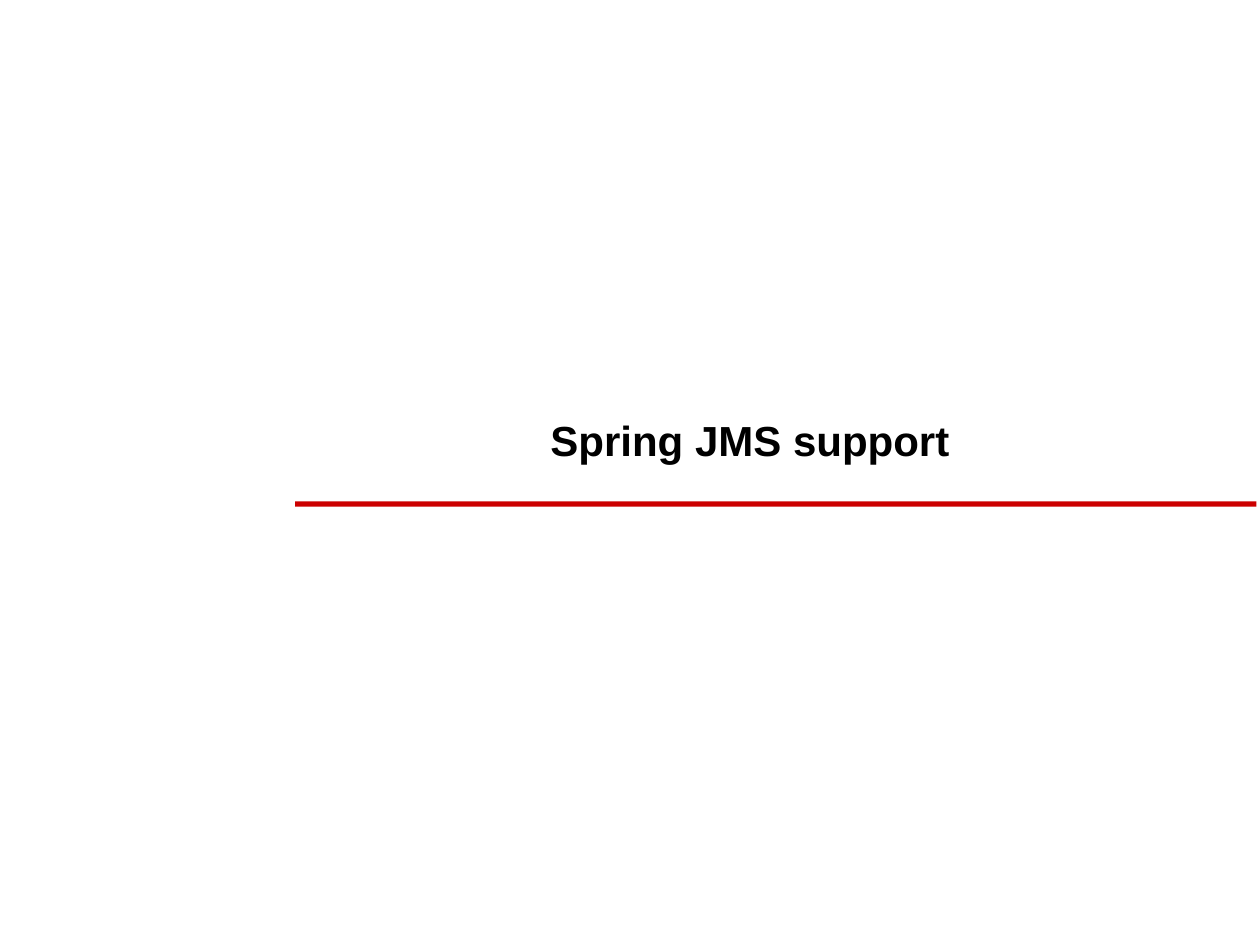
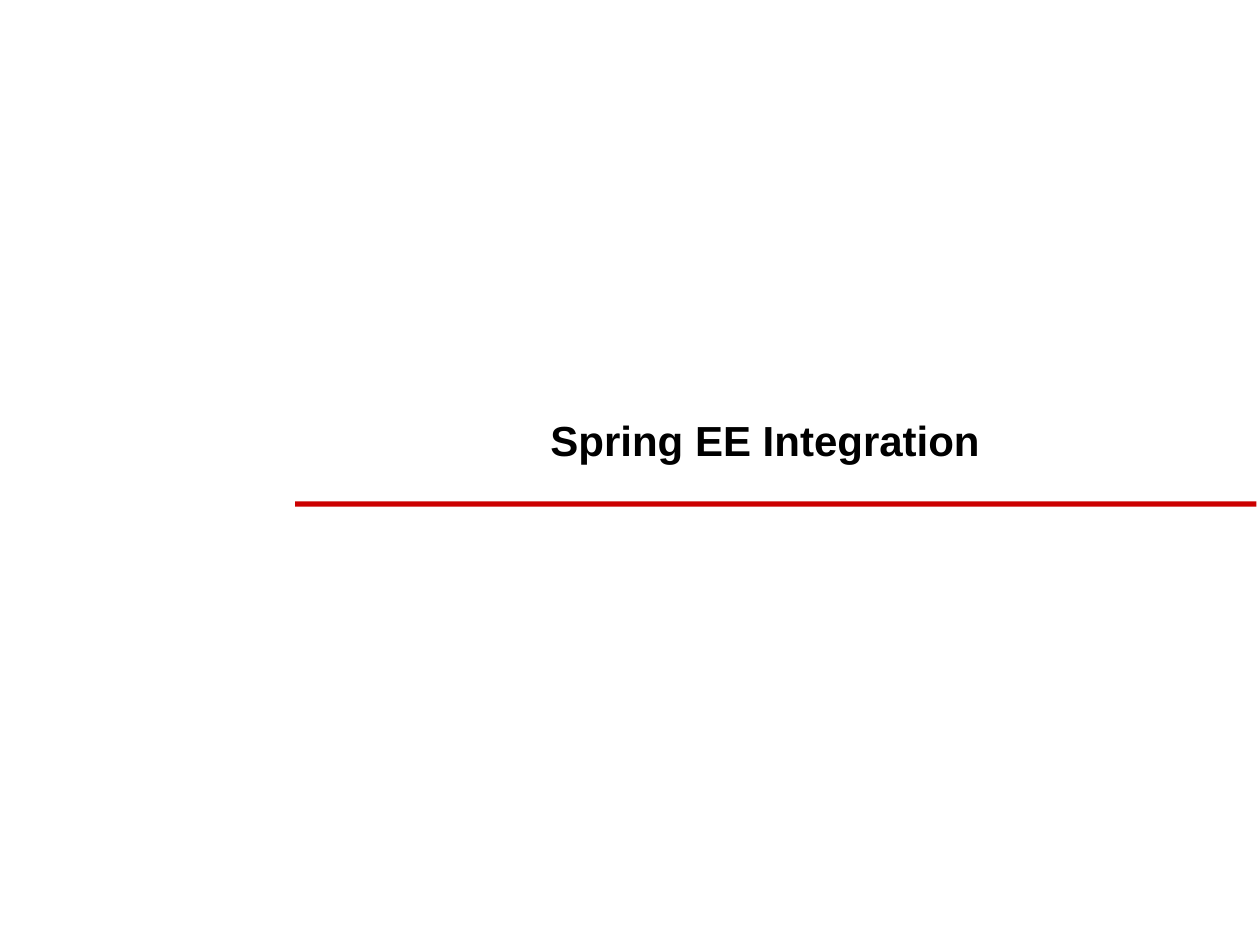
Before and after one commit to stefanofiorenza/SpringJ2EE, a slide deck: slide 1 of Docs/SJMS/Slides/SpringJMS.ppt. Drawn at 1260x945 pixels with LibreOffice and Linux fonts; fonts in the diff are those of the drawing; background and template pictures are left out. Boxes give left, top, right and bottom in pixels: in the first picture for what was removed or moved away, otherwise in the second. Text is boxed around its words. In the diff, an @@ line names an element or a change of style, - is before the commit and + after.

```diff
--- a/Docs/SJMS/Slides/SpringJMS.ppt
+++ b/Docs/SJMS/Slides/SpringJMS.ppt
@@ title at [550, 425, 980, 464]: text changed @@
-Spring JMS support
+Spring EE Integration
```
Also in this commit, not shown: 4 other slides changed, 4 other files.
